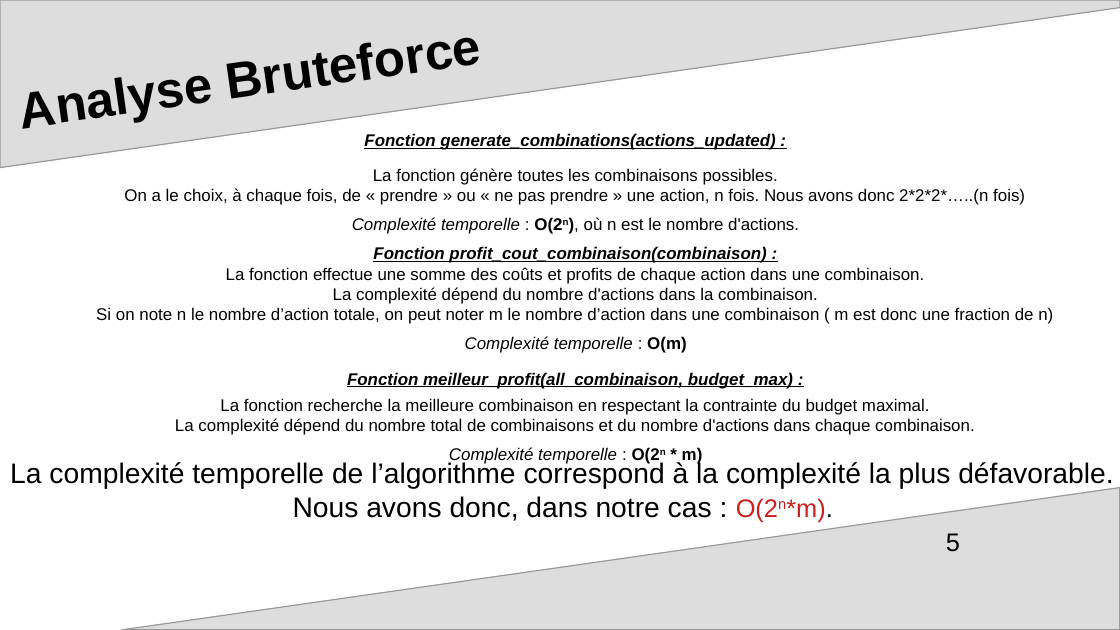
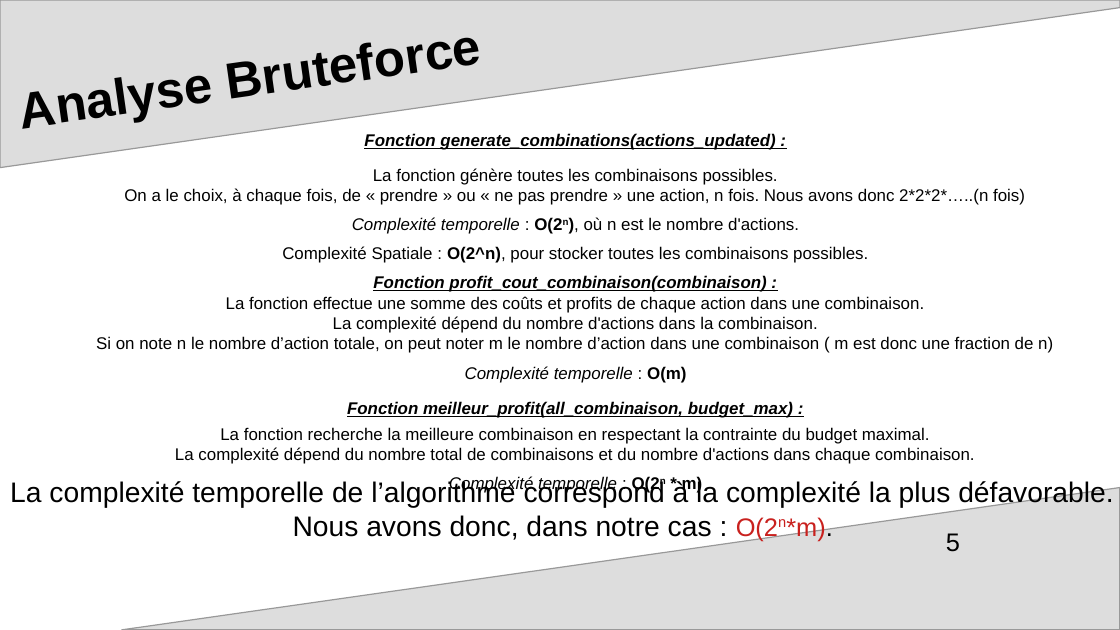
Before and after one commit to mcourte/OC_Projet7, a slide deck: slide 5 of ppt_soutenance.odp. Drawn at 1120x630 pixels with LibreOffice and Linux fonts; fonts in the diff are those of the drawing; background and template pictures are left out. Boxes give left, top, right and bottom in pixels: in the first picture for what was removed or moved away, otherwise in the second. Text is boxed around its words. In the diff, an @@ line names an element or a change of style, - is before the commit and + after.

Commit message:
complexité spatiale

```diff
--- a/ppt_soutenance.odp
+++ b/ppt_soutenance.odp
@@ text at <box>282,246,868,263</box>: paragraph added @@
+Complexité Spatiale : O(2^n), pour stocker toutes les combinaisons possibles.
@@ text "La complexité temporelle de l’algorithme ...": place and size @@
-text "La complexité temporelle de l’algorithme ..." at <box>10,461,1113,523</box>
+text "La complexité temporelle de l’algorithme ..." at <box>10,480,1113,541</box>
```
Also in this commit, not shown: 1 other slide changed, 1 other file.
